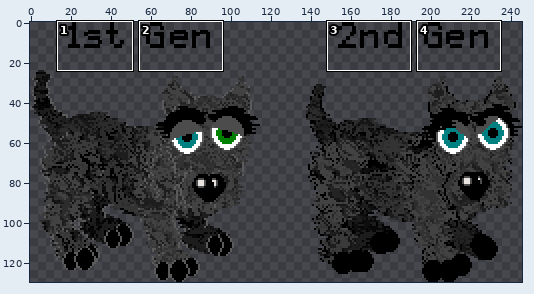
Sprite sheet, stored at assets/guides/breed-profiles/dogz/scottie/scottie-2nd-gen.png. Above, an overview of the earlier version with the close-up marked.
Close-up. Before the commit:
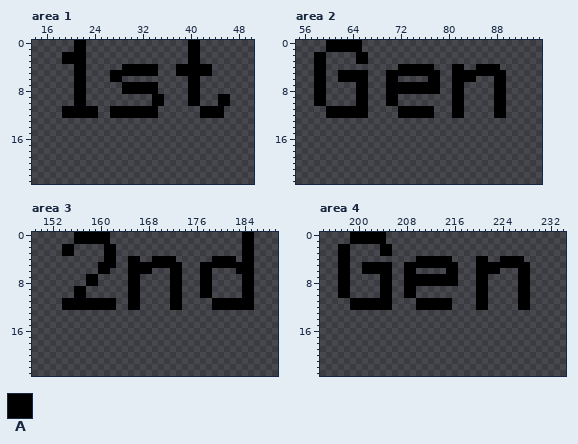
The file is 246x130 pixels. Colours within 5 levels of each other are drawn and written as one. Shown: area 1: x 14..50, y 0..23; area 2: x 55..95, y 0..23; area 3: x 149..189, y 0..23; area 4: x 194..234, y 0..23.
Palette (. is transparent): A #000000
Pixels before, area 1, first column x 19:
 0 ..AA.................AA.....
 1 ..AA.................AA.....
 2 AAAA.................AA.....
 3 AAAA.................AA.....
 4 ..AA......AAAAAA...AAAAAA...
 5 ..AA....AAAAAAAA...AAAAAA...
 6 ..AA....AA...........AA.....
 7 ..AA......AAAAAA.....AA.....
 8 ..AA......AAAAAA.....AA.....
 9 ..AA...........AA....AA...AA
10 ..AA...........AA....AA...AA
11 AAAAAA..AAAAAAAA.......AAAA.
12 AAAAAA..AAAAAAAA.......AAAA.
Pixels before, area 2, first column x 58:
 0 ..AAAAAA........................
 1 ..AAAAAA........................
 2 AA.....AA.......................
 3 AA.....AA.......................
 4 AA............AAAAAA...AA..AAAA.
 5 AA..AAAAA...AAAAAAAAA..AAAAAAAAA
 6 AA..AAAAA...AA.....AA..AAAA...AA
 7 AA.....AA...AAAAAAAAA..AA.....AA
 8 AA.....AA...AAAAAAAAA..AA.....AA
 9 AA.....AA...AA.........AA.....AA
10 AA.....AA...AA.........AA.....AA
11 ..AAAAAAA.....AAAAAA...AA.....AA
12 ..AAAAAAA.....AAAAAA...AA.....AA
Pixels before, area 3, first column x 154:
 0 ..AAAAAA......................AA
 1 ..AAAAAA......................AA
 2 AA.....AA.....................AA
 3 AA.....AA.....................AA
 4 .......AA..AA..AAAA......AAAA.AA
 5 ......AAA..AAAAAAAAA...AAAAAAAAA
 6 ......AA...AAAA...AA...AA....AAA
 7 ....AA.....AA.....AA...AA.....AA
 8 ....AA.....AA.....AA...AA.....AA
 9 ..AA.......AA.....AA...AA.....AA
10 ..AA.......AA.....AA...AA.....AA
11 AAAAAAAAA..AA.....AA.....AAAAAAA
12 AAAAAAAAA..AA.....AA.....AAAAAAA
Pixels before, area 4, first column x 197:
 0 ..AAAAAA........................
 1 ..AAAAAA........................
 2 AA.....AA.......................
 3 AA.....AA.......................
 4 AA...........AAAAAA....AA..AAAA.
 5 AA..AAAAA..AAAAAAAAA...AAAAAAAAA
 6 AA..AAAAA..AA.....AA...AAAA...AA
 7 AA.....AA..AAAAAAAAA...AA.....AA
 8 AA.....AA..AAAAAAAAA...AA.....AA
 9 AA.....AA..AA..........AA.....AA
10 AA.....AA..AA..........AA.....AA
11 ..AAAAAAA....AAAAAA....AA.....AA
12 ..AAAAAAA....AAAAAA....AA.....AA
After the commit:
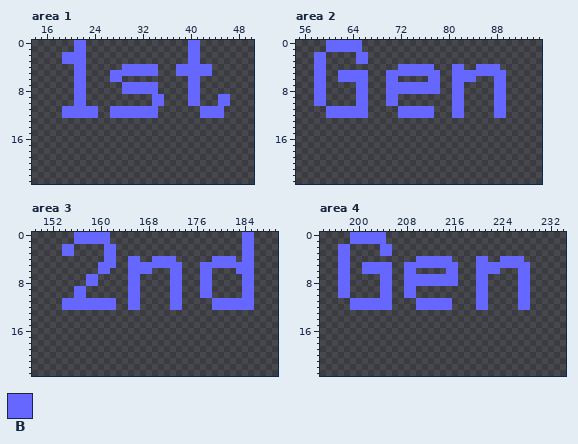
Colours new in this view: B #6667ff
The edit:
Changed rows in their new state; - is an unchanged pixel.
Area 1:
first column x 19:
 0 --BB-----------------BB-----
 1 --BB-----------------BB-----
 2 BBBB-----------------BB-----
 3 BBBB-----------------BB-----
 4 --BB------BBBBBB---BBBBBB---
 5 --BB----BBBBBBBB---BBBBBB---
 6 --BB----BB-----------BB-----
 7 --BB------BBBBBB-----BB-----
 8 --BB------BBBBBB-----BB-----
 9 --BB-----------BB----BB---BB
10 --BB-----------BB----BB---BB
11 BBBBBB--BBBBBBBB-------BBBB-
12 BBBBBB--BBBBBBBB-------BBBB-
Area 2:
first column x 58:
 0 --BBBBBB------------------------
 1 --BBBBBB------------------------
 2 BB-----BB-----------------------
 3 BB-----BB-----------------------
 4 BB------------BBBBBB---BB--BBBB-
 5 BB--BBBBB---BBBBBBBBB--BBBBBBBBB
 6 BB--BBBBB---BB-----BB--BBBB---BB
 7 BB-----BB---BBBBBBBBB--BB-----BB
 8 BB-----BB---BBBBBBBBB--BB-----BB
 9 BB-----BB---BB---------BB-----BB
10 BB-----BB---BB---------BB-----BB
11 --BBBBBBB-----BBBBBB---BB-----BB
12 --BBBBBBB-----BBBBBB---BB-----BB
Area 3:
first column x 154:
 0 --BBBBBB----------------------BB
 1 --BBBBBB----------------------BB
 2 BB-----BB---------------------BB
 3 BB-----BB---------------------BB
 4 -------BB--BB--BBBB------BBBB-BB
 5 ------BBB--BBBBBBBBB---BBBBBBBBB
 6 ------BB---BBBB---BB---BB----BBB
 7 ----BB-----BB-----BB---BB-----BB
 8 ----BB-----BB-----BB---BB-----BB
 9 --BB-------BB-----BB---BB-----BB
10 --BB-------BB-----BB---BB-----BB
11 BBBBBBBBB--BB-----BB-----BBBBBBB
12 BBBBBBBBB--BB-----BB-----BBBBBBB
Area 4:
first column x 197:
 0 --BBBBBB------------------------
 1 --BBBBBB------------------------
 2 BB-----BB-----------------------
 3 BB-----BB-----------------------
 4 BB-----------BBBBBB----BB--BBBB-
 5 BB--BBBBB--BBBBBBBBB---BBBBBBBBB
 6 BB--BBBBB--BB-----BB---BBBB---BB
 7 BB-----BB--BBBBBBBBB---BB-----BB
 8 BB-----BB--BBBBBBBBB---BB-----BB
 9 BB-----BB--BB----------BB-----BB
10 BB-----BB--BB----------BB-----BB
11 --BBBBBBB----BBBBBB----BB-----BB
12 --BBBBBBB----BBBBBB----BB-----BB
Changed places in both close-ups, as pixel boxes (x1, y1, x2, y2):
changed: (62, 40, 230, 118)
changed: (314, 40, 368, 118)
changed: (386, 64, 506, 118)
changed: (62, 232, 254, 310)
changed: (338, 232, 530, 310)
